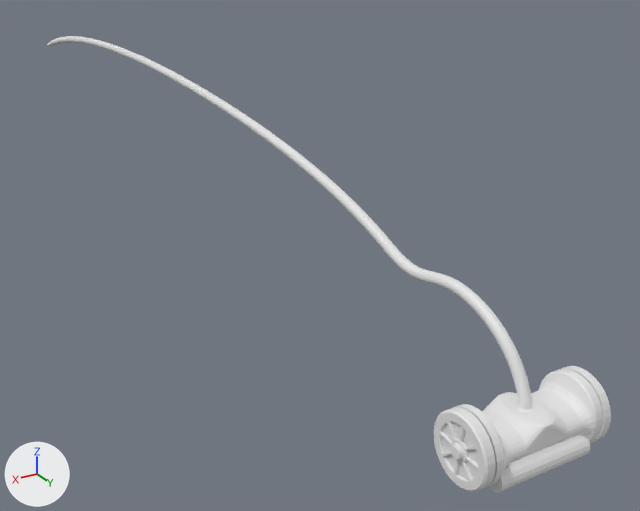
Two versions of the Blender file models/pool_boss.blend, one commit apart.
Before and after are seen from a camera (50 mm lens) standing at (4.45, 4.31, 4.08) and looking at (-1.2, -5.11, -0.63). Every picture has the same lights, and +X, +Y and +Z are marked at lower left.

In view in the first picture: 'Base', 'Cleaner', 'Wheels'.
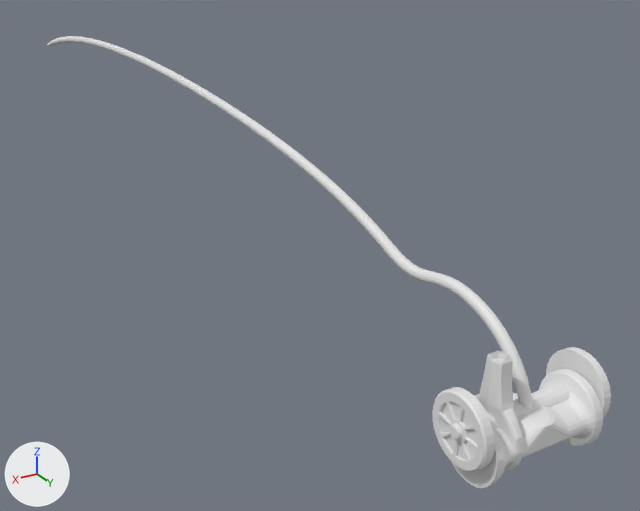
The newer file is also turned or shifted as a whole; pictures and numbers use the older file's frame.

The change, as a diff of the scene's bpy script:
```diff
--- a/models/pool_boss.blend.py
+++ b/models/pool_boss.blend.py
@@ me_cylinder_003 @@
+me_cylinder_003.from_pydata(...)  # 270 vertices, 248 faces; spans x -0.17..0.17, y -0.17..0.368, z -0.045..0.045
@@ ob_wheels @@
 ob_wheels = bpy.data.objects.new('Wheels', me_cylinder)
-ob_wheels.location = (-0.01, 0.01, 0.0)
+ob_wheels.location = (-0.01, -0.01, 0.16)
 ob_wheels.rotation_euler = (0.0, 0.0, 1.571)  # degrees (0, 0, 90)
@@ ob_cleaner @@
 ob_cleaner = bpy.data.objects.new('Cleaner', me_cylinder_002)
-ob_cleaner.location = (-0.01, 0.22, -0.17)
+ob_cleaner.location = (-0.01, -0.01, 0.16)
 ob_cleaner.rotation_euler = (0.0, 0.0, 1.571)  # degrees (0, 0, 90)
@@ ob_rocketlauncher @@
+ob_rocketlauncher = bpy.data.objects.new('RocketLauncher', me_cylinder_003)
+ob_rocketlauncher.location = (0.28, -0.01, 0.06)
+ob_rocketlauncher.rotation_euler = (1.571, 0.0, 1.571)  # degrees (90, 0, 90)
+ob_rocketlauncher.scale = (1.85, 1.85, 1.85)
```

What differs and where, as boxes [x1, y1, x2, y2] in the pictures (640 x 511 px):
'Wheels', moved: before [434, 366, 611, 492]; after [432, 347, 611, 472]
'Cleaner', moved: before [489, 435, 590, 492]; after [486, 383, 570, 428]
'RocketLauncher', added: after [475, 350, 524, 472]
